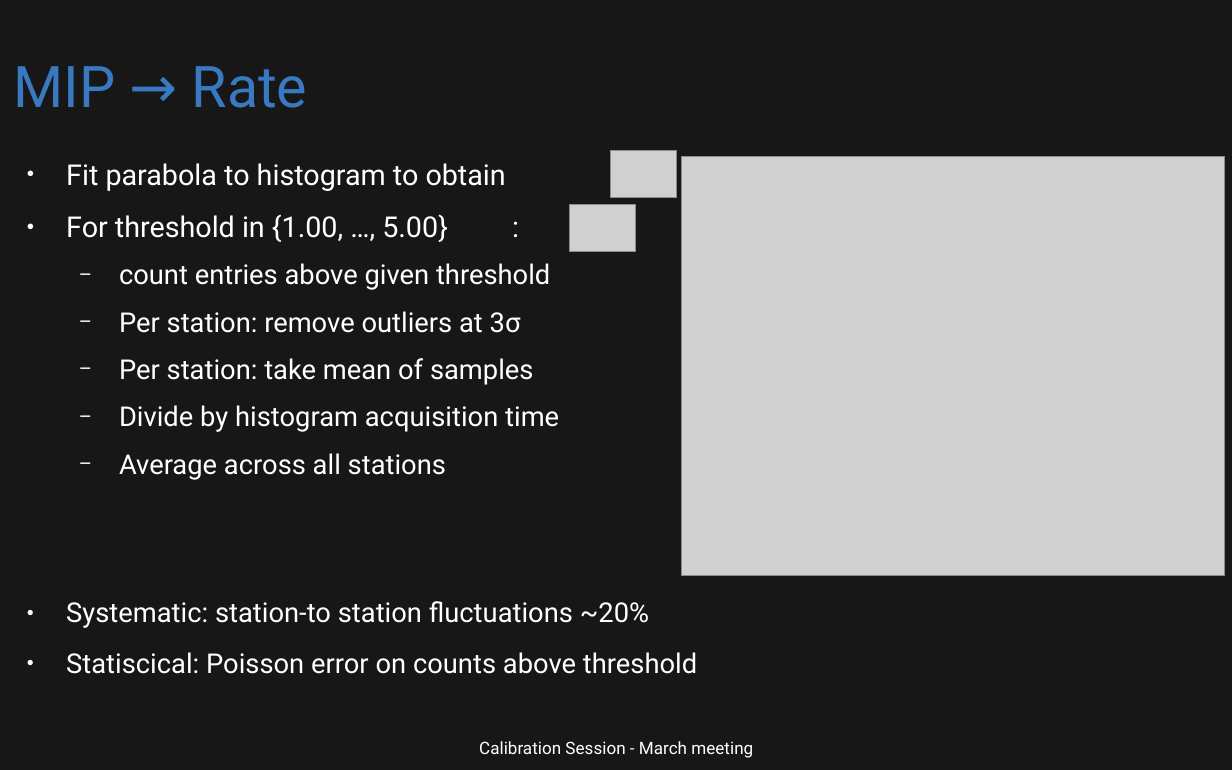
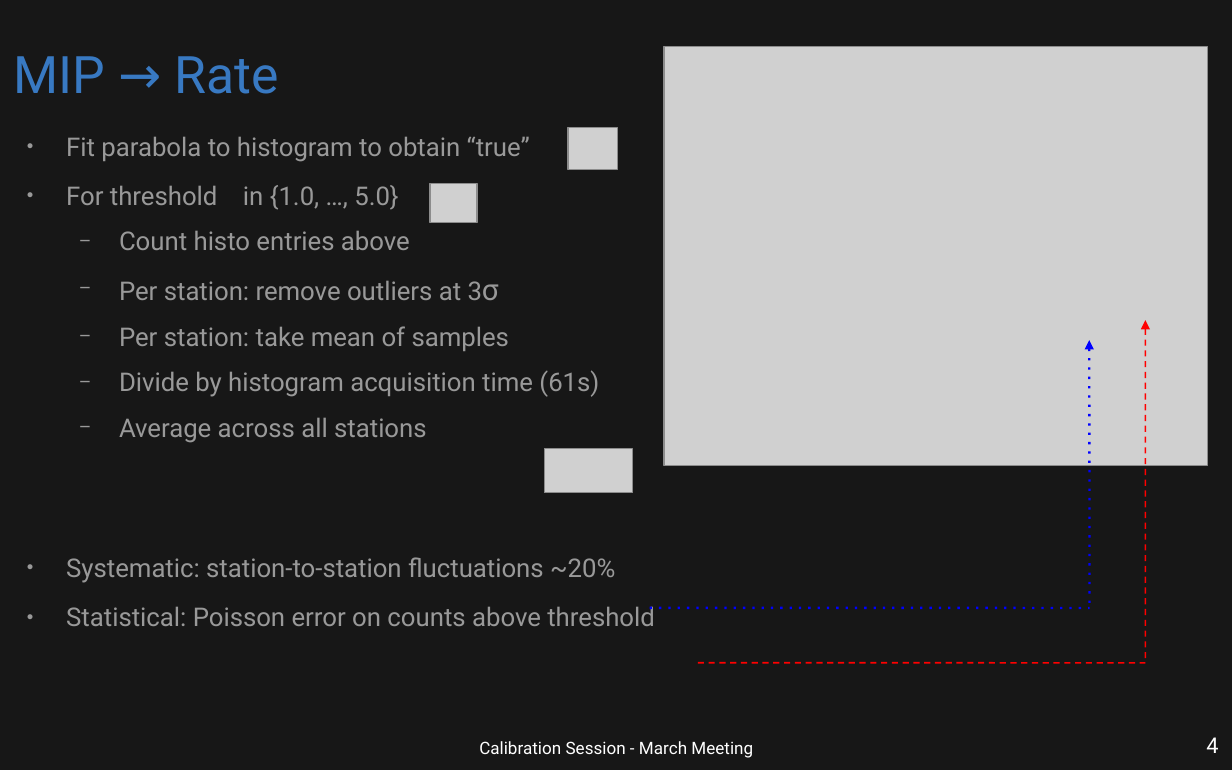
Before and after one commit to Quizznor/phd-thesis, a slide deck: slide 4 of Outreach/malargue_apr_2024/mip_online_calibration/calibration_session_2024_04_15_filip_mip.odp. Drawn at 1232x770 pixels with LibreOffice and Linux fonts; fonts in the diff are those of the drawing; grey boxes stand for pictures; background and template pictures are left out. Boxes give left, top, right and bottom in pixels: in the first picture for what was removed or moved away, otherwise in the second. Text is boxed around its words. In the diff, an @@ line names an element or a change of style, - is before the commit and + after.

Commit message:
work on mip talk

```diff
--- a/Outreach/malargue_apr_2024/mip_online_calibration/calibration_session_2024_04_15_filip_mip.odp
+++ b/Outreach/malargue_apr_2024/mip_online_calibration/calibration_session_2024_04_15_filip_mip.odp
@@ title "MIP → Rate": place and size @@
-title "MIP → Rate" at bbox=[13, 66, 308, 108]
+title "MIP → Rate" at bbox=[13, 56, 278, 94]
@@ title "MIP → Rate" at bbox=[13, 56, 278, 94]: size 37 to 33.3 pt @@
@@ picture: place and size @@
-picture at bbox=[682, 157, 1225, 576]
+picture at bbox=[664, 47, 1207, 466]
@@ text "Fit parabola to histogram to ...": place and size @@
-text "Fit parabola to histogram to ..." at bbox=[66, 163, 697, 674]
+text "Fit parabola to histogram to ..." at bbox=[66, 136, 655, 626]
@@ text at bbox=[66, 136, 530, 250]: text changed; size 18.5 to 16.6 pt; text colour #FFFFFF to #999999 @@
-● Fit parabola to histogram to obtain
-● For threshold in {1.00, …, 5.00} :
-  − count entries above given threshold
+● Fit parabola to histogram to obtain “true”
+● For threshold in {1.0, …, 5.0} :
+  − Count histo entries above
@@ picture: place and size @@
-picture at bbox=[612, 150, 677, 197]
+picture at bbox=[568, 127, 617, 169]
@@ picture: place and size @@
-picture at bbox=[570, 205, 636, 252]
+picture at bbox=[430, 183, 477, 222]
@@ text at bbox=[119, 280, 509, 443]: size 17.6 to 16.6 pt, text colour #FFFFFF to #999999 in "Per station: remove outliers at 3σ", "Per station: take mean of samples", "Average across all stations"; size 17.6 to 19 pt in "3σ"; bullet colour #FFFFFF to #999999 @@
@@ arrow added from (1146, 663) to (1146, 320), #FF0000 0.99 pt dashed @@
@@ arrow added from (1090, 608) to (1090, 340), #0000FF 1.5 pt dashed @@
@@ text at bbox=[119, 370, 599, 397]: text changed; size 17.6 to 16.6 pt; text colour #FFFFFF to #999999 @@
-  − Divide by histogram acquisition time
+  − Divide by histogram acquisition time (61s)
@@ picture added at bbox=[544, 449, 633, 493] @@
@@ text at bbox=[66, 557, 655, 626]: text changed; size 17.6 to 16.6 pt; text colour #FFFFFF to #999999 @@
-● Systematic: station-to station fluctuations ~20%
-● Statiscical: Poisson error on counts above threshold
+● Systematic: station-to-station fluctuations ~20%
+● Statistical: Poisson error on counts above threshold
@@ line added from (650, 608) to (1090, 608), #0000FF 1.5 pt dashed @@
@@ line added from (698, 663) to (1146, 663), #FF0000 0.99 pt dashed @@
@@ text at bbox=[479, 741, 753, 758]: text changed @@
-Calibration Session - March meeting
+Calibration Session - March Meeting
@@ page number added at bbox=[1206, 737, 1218, 753], 14 pt, text #FFFFFF @@
+4
```
Also in this commit, not shown: 5 other slides changed, 1 slide removed, 3 other files.
